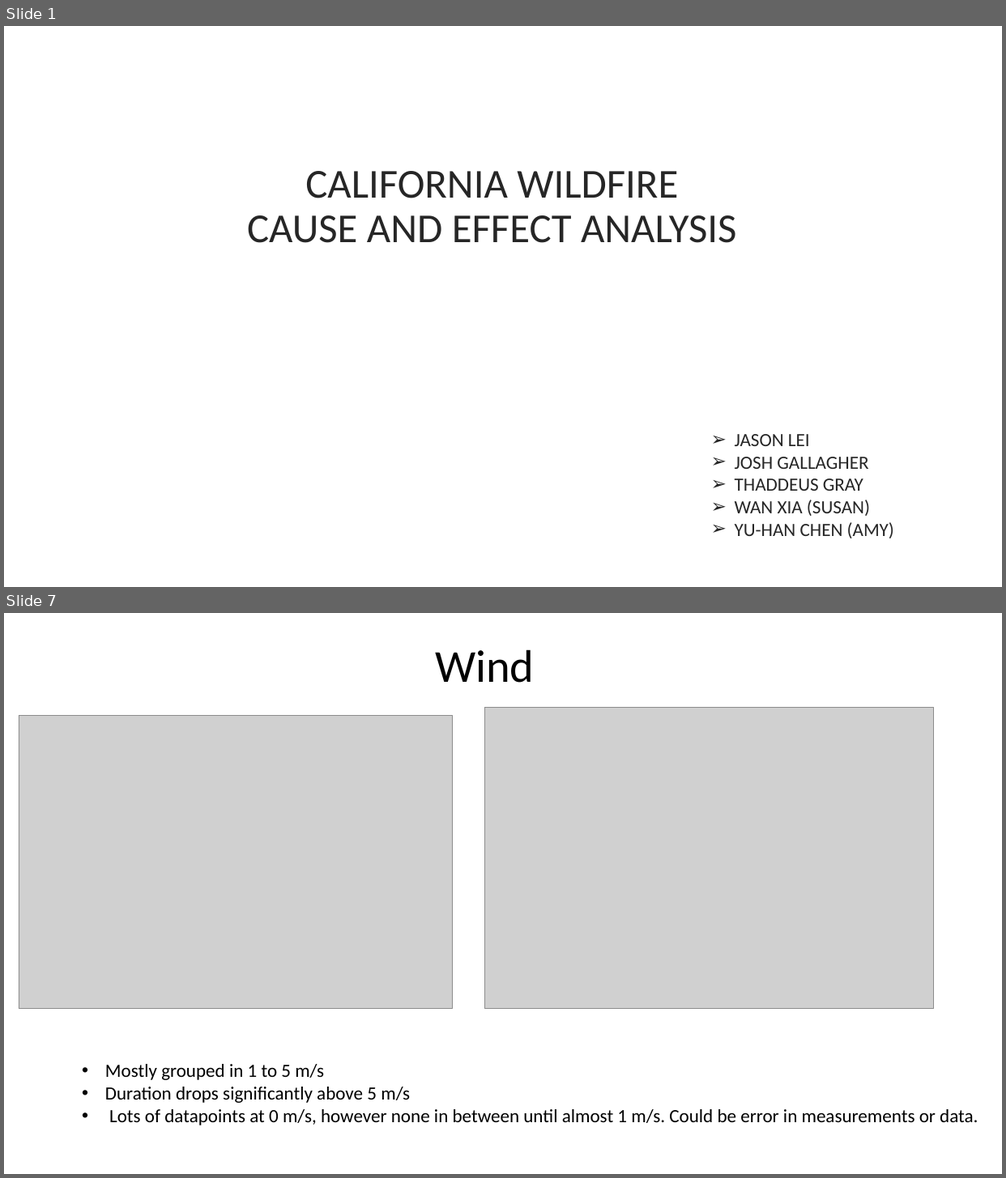
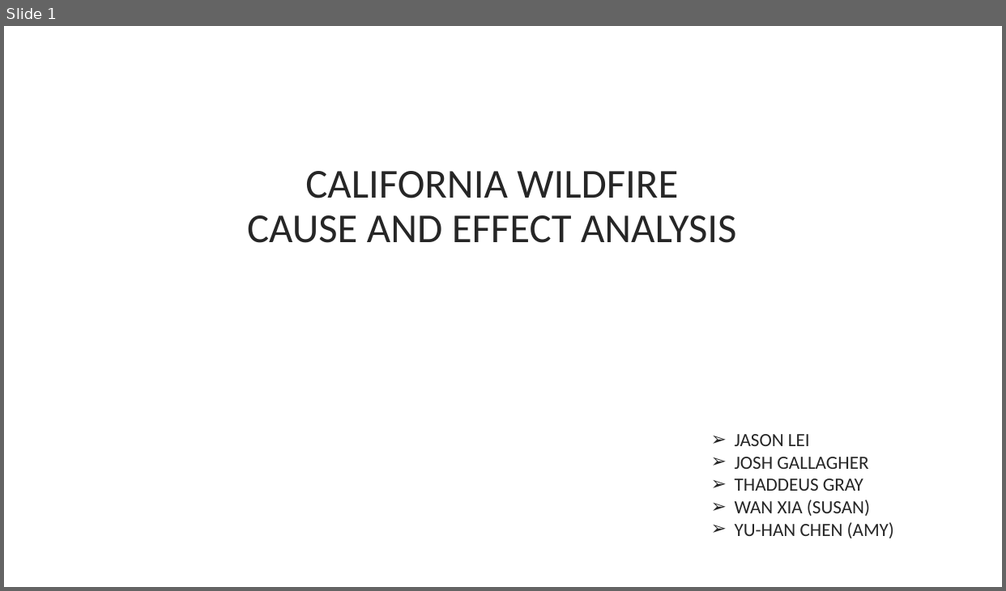
Before and after one commit to susanwxia/ProjectOne, a slide deck: PPT/project01_wanxia.pptx. Shown one above the other, each under a label of ours: slides 1 and 7 before the commit, slide 1 after it; the slides between them are not shown. The pictures are 1006x1178 and 1006x591 pixels, drawn with LibreOffice and Linux fonts; fonts in the diff are those of the drawing; grey boxes stand for pictures; background and template pictures are left out. Boxes give left, top, right and bottom in pixels: in the first picture for what was removed or moved away, otherwise in the second. Text is boxed around its words. In the diff, an @@ line names an element or a change of style, - is before the commit and + after.

```diff
--- a/PPT/project01_wanxia.pptx
+++ b/PPT/project01_wanxia.pptx
@@ slide 7 removed at (4,613,1002,1174), background picture (left out) @@
@@ title removed at (435,649,534,683) @@
-Wind
@@ picture removed at (484,707,934,1009) @@
@@ picture removed at (19,715,453,1009) @@
@@ text removed at (105,1064,978,1126) @@
-• Mostly grouped in 1 to 5 m/s
-• Duration drops significantly above 5 m/s
-• Lots of datapoints at 0 m/s, however none in between until almost 1 m/s. Could be error in measurements or data.
```
Also in this commit, not shown: 3 slides changed, 6 slides added, 16 other slides removed.
